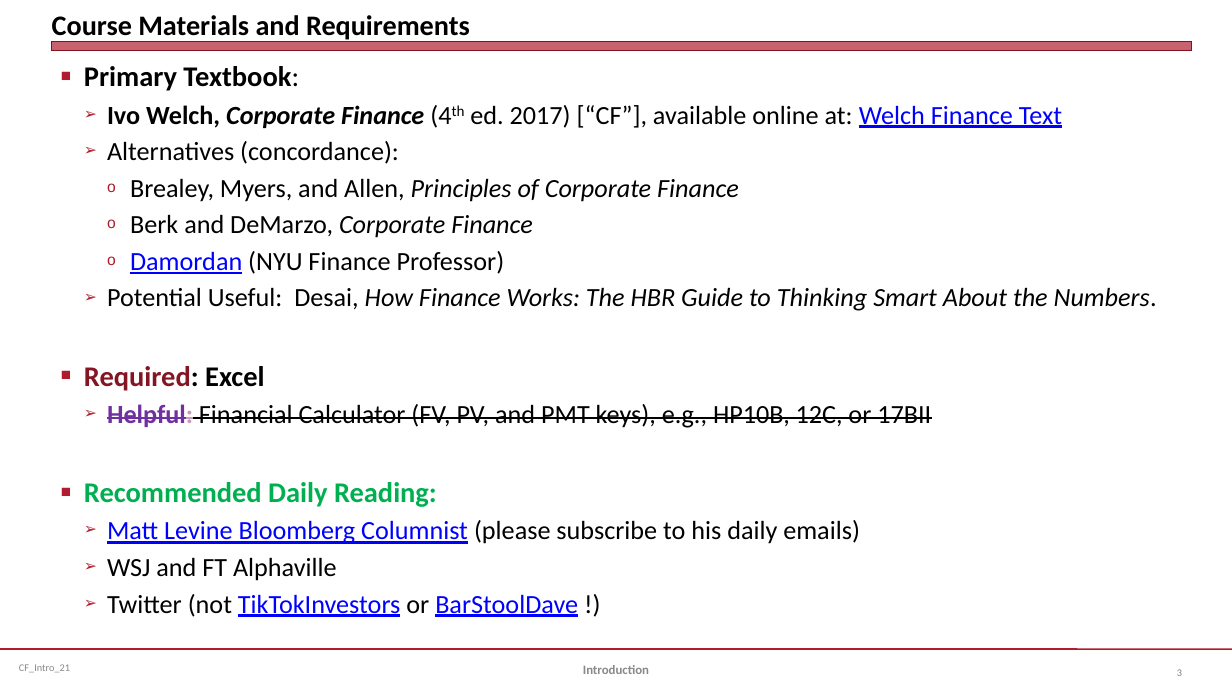
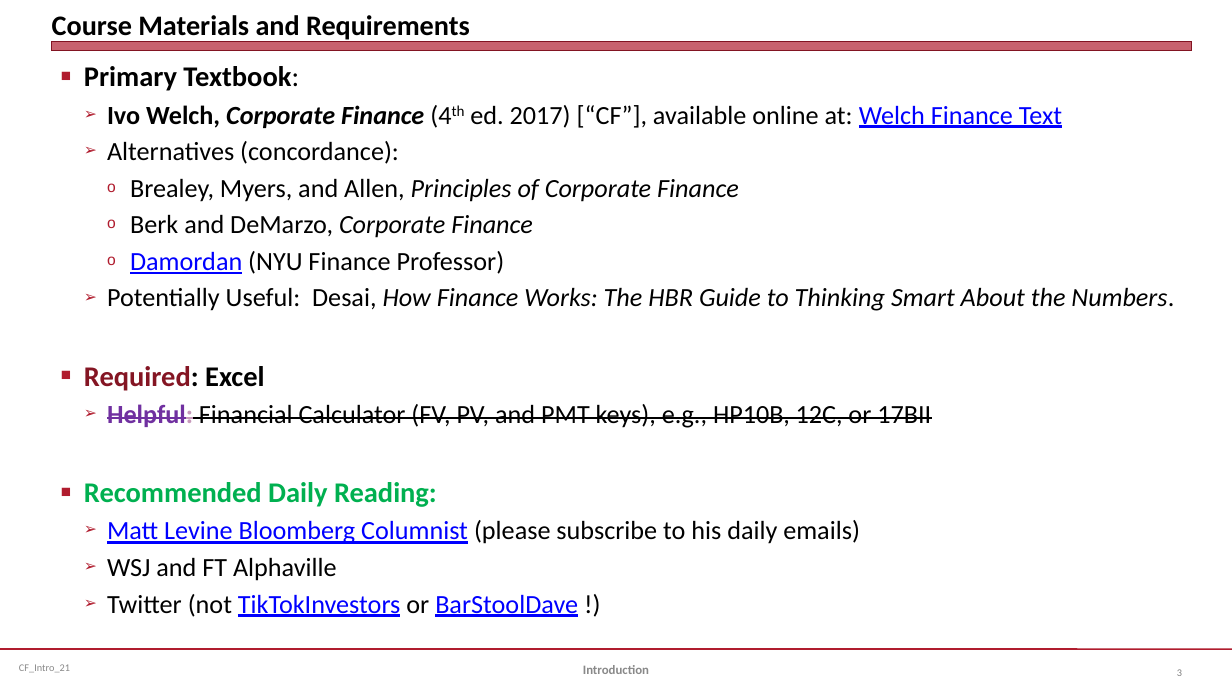
Before and after one commit to jmc877/Corporate-Finance, a slide deck: slide 3 of slides/CF_Intro_21.pptx. Drawn at 1232x693 pixels with LibreOffice and Linux fonts; fonts in the diff are those of the drawing. Boxes give left, top, right and bottom in pixels: in the first picture for what was removed or moved away, otherwise in the second. Text is boxed around its words. In the diff, an @@ line names an element or a change of style, - is before the commit and + after.

```diff
--- a/slides/CF_Intro_21.pptx
+++ b/slides/CF_Intro_21.pptx
@@ text at [107, 287, 1174, 311]: text changed @@
-  ➢ Potential Useful: Desai, How Finance Works: The HBR Guide to Thinking Smart About the Numbers.
+  ➢ Potentially Useful: Desai, How Finance Works: The HBR Guide to Thinking Smart About the Numbers.
```
Also in this commit, not shown: 2 other files.
